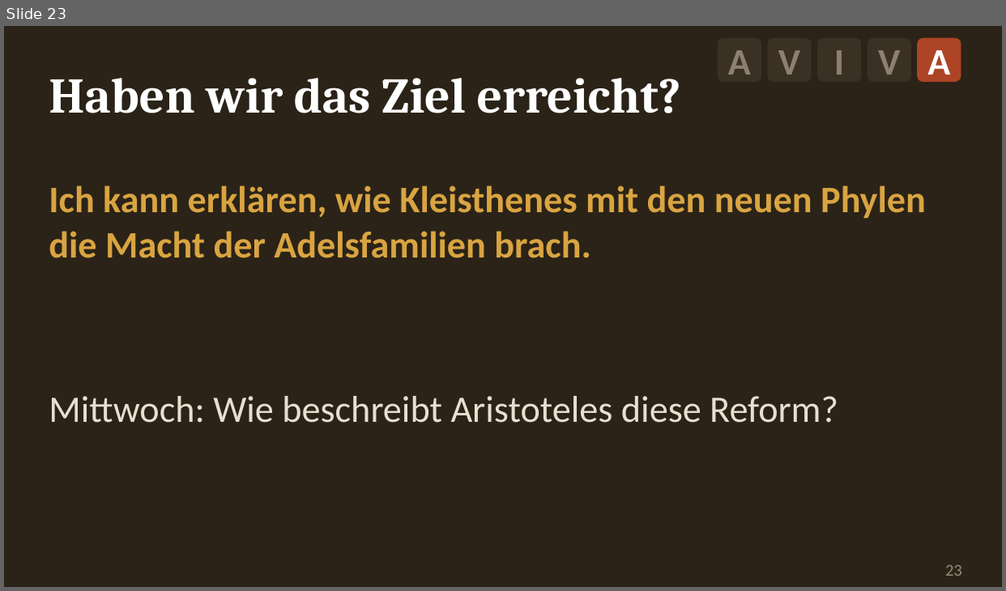
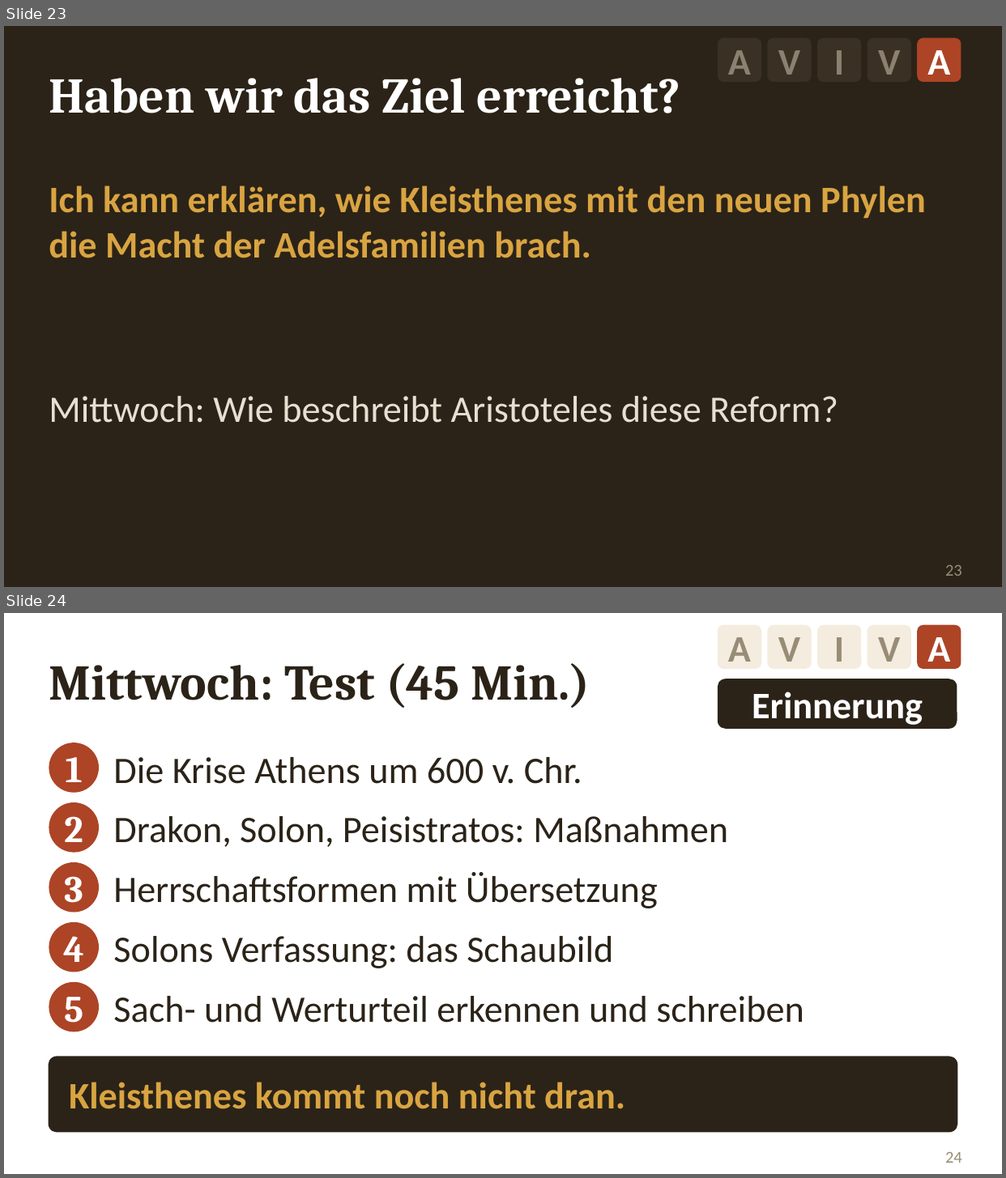
Before and after one commit to golzkonstantin-gif/Schule, a slide deck: Geschichte_11/Stunde_Kleisthenes/Folien_Kleisthenes.pptx. Shown one above the other, each under a label of ours: slide 23 before the commit, slides 23 and 24 after it. The pictures are 1006x591 and 1006x1178 pixels, drawn with LibreOffice and Linux fonts; fonts in the diff are those of the drawing. Boxes give left, top, right and bottom in pixels: in the first picture for what was removed or moved away, otherwise in the second. Text is boxed around its words. In the diff, an @@ line names an element or a change of style, - is before the commit and + after.

```diff
--- a/Geschichte_11/Stunde_Kleisthenes/Folien_Kleisthenes.pptx
+++ b/Geschichte_11/Stunde_Kleisthenes/Folien_Kleisthenes.pptx
@@ slide 24 added at bbox=[4, 613, 1002, 1174], background #FFFFFF @@
@@ rounded rectangle added at bbox=[718, 625, 761, 669], fill #F4ECDE, 27 pt, text #998C77, bold @@
+A
@@ rounded rectangle added at bbox=[767, 625, 812, 669], fill #F4ECDE, 27 pt, text #998C77, bold @@
+V
@@ rounded rectangle added at bbox=[817, 625, 861, 669], fill #F4ECDE, 27 pt, text #998C77, bold @@
+I
@@ rounded rectangle added at bbox=[867, 625, 911, 669], fill #F4ECDE, 27 pt, text #998C77, bold @@
+V
@@ rounded rectangle added at bbox=[917, 625, 961, 669], fill #AD4426, 27 pt, text #FFFFFF, bold @@
+A
@@ text added at bbox=[49, 663, 590, 708], 36 pt, text #2B2318, bold @@
+Mittwoch: Test (45 Min.)
@@ rounded rectangle added at bbox=[718, 679, 957, 729], fill #2B2318, 27 pt, text #FFFFFF, bold @@
+Erinnerung
@@ ellipse added at bbox=[49, 743, 99, 793], fill #AD4426, 27 pt, text #FFFFFF, bold @@
+1
@@ text added at bbox=[113, 757, 582, 784], 27 pt, text #2B2318 @@
+Die Krise Athens um 600 v. Chr.
@@ ellipse added at bbox=[49, 803, 99, 853], fill #AD4426, 27 pt, text #FFFFFF, bold @@
+2
@@ text added at bbox=[113, 816, 728, 847], 27 pt, text #2B2318 @@
+Drakon, Solon, Peisistratos: Maßnahmen
@@ ellipse added at bbox=[49, 862, 99, 913], fill #AD4426, 27 pt, text #FFFFFF, bold @@
+3
@@ text added at bbox=[113, 872, 658, 909], 27 pt, text #2B2318 @@
+Herrschaftsformen mit Übersetzung
@@ ellipse added at bbox=[49, 922, 99, 973], fill #AD4426, 27 pt, text #FFFFFF, bold @@
+4
@@ text added at bbox=[113, 936, 613, 969], 27 pt, text #2B2318 @@
+Solons Verfassung: das Schaubild
@@ ellipse added at bbox=[49, 982, 99, 1032], fill #AD4426, 27 pt, text #FFFFFF, bold @@
+5
@@ text added at bbox=[113, 996, 803, 1023], 27 pt, text #2B2318 @@
+Sach- und Werturteil erkennen und schreiben
@@ rounded rectangle added at bbox=[49, 1057, 957, 1132], fill #2B2318, outline #2B2318 1 pt @@
@@ text added at bbox=[69, 1082, 625, 1110], 27 pt, text #D9A441, bold @@
+Kleisthenes kommt noch nicht dran.
@@ page number added at bbox=[945, 1152, 962, 1163], 12 pt, text #998C77 @@
+24
```
Also in this commit, not shown: 2 other files.
